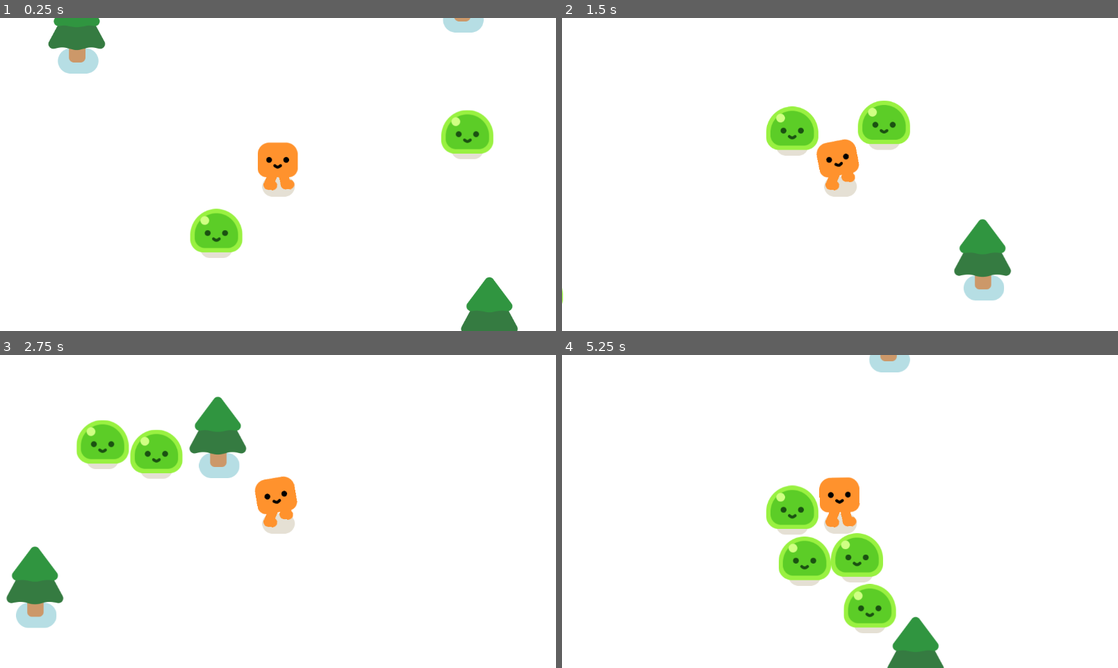
Above: before the commit, frames 1-4 (two rows, left to right).
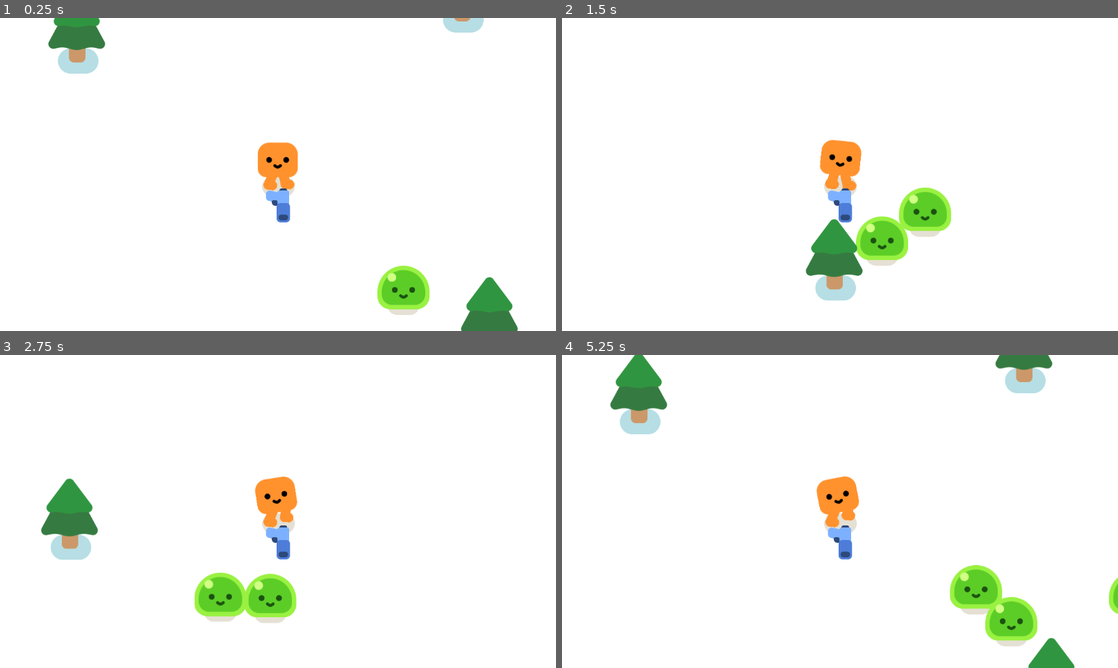
Above: after the commit, the same moments.

Repository: prapti2385/Crimson-Rush
Game: Godot game, scene res://game.tscn
Two runs of this game, one before a commit and one after it. Both use one fixed random seed, a clock stepped at 60 frames per second and the inputs below.
Inputs:
- Up to frame 1 (0.25 s): no input
- Up to frame 2 (1.5 s): hold D (move_right) 0.53-1.28 s; hold S (move_down) from 1.28 s (still down)
- Up to frame 3 (2.75 s): release S (move_down) at 2.03 s; hold D (move_right) from 2.03 s (still down)
- Up to frame 4 (5.25 s): release D (move_right) at 2.78 s; hold W (move_up) 2.78-3.53 s; hold A (move_left) 3.53-5.03 s; hold S (move_down) from 5.03 s (still down)

The runs differ from the first frame. In frame 1, 3.9% of the frame differs, in the area x 34-89%, y 29-95%; in frame 2, 9.0%; in frame 3, 10%; in frame 4, 12%, in the area x 8-100%, y 0-100%.

Commit message:
giving a weapon to the character

Diff:
--- a/game.tscn
+++ b/game.tscn
@@ -2,34 +2,34 @@
 
 [ext_resource type="PackedScene" uid="uid://ckp5vmpmi6dtt" path="res://player.tscn" id="1_80nbo"]
 [ext_resource type="PackedScene" uid="uid://bvbqavsketp6f" path="res://pine_tree.tscn" id="2_e2o6t"]
-[ext_resource type="PackedScene" uid="uid://dxq7sqn65yu5b" path="res://mob.tscn" id="3_feb5d"]
+[ext_resource type="PackedScene" uid="uid://doh55gycr006w" path="res://mob.tscn" id="3_feb5d"]
 
 [node name="Game" type="Node2D"]
 y_sort_enabled = true
+position = Vector2(8, -9)
+
+[node name="mob3" parent="." instance=ExtResource("3_feb5d")]
+position = Vector2(-1141, 311)
+
+[node name="mob4" parent="." instance=ExtResource("3_feb5d")]
+position = Vector2(-1210, -397)
+
+[node name="mob" parent="." instance=ExtResource("3_feb5d")]
+
+[node name="mob2" parent="." instance=ExtResource("3_feb5d")]
+position = Vector2(511, -362)
 
 [node name="CanvasLayer" type="CanvasLayer" parent="."]
 layer = -128
 
 [node name="ColorRect" type="ColorRect" parent="CanvasLayer"]
-offset_left = -1400.0
-offset_top = -598.0
-offset_right = 1483.0
-offset_bottom = 787.0
+offset_left = -1392.0
+offset_top = -619.0
+offset_right = 1491.0
+offset_bottom = 766.0
 
 [node name="Player" parent="." instance=ExtResource("1_80nbo")]
 position = Vector2(0, 8)
-
-[node name="Mob" parent="." instance=ExtResource("3_feb5d")]
-position = Vector2(-936, -213)
-
-[node name="Mob2" parent="." instance=ExtResource("3_feb5d")]
-position = Vector2(465, -84)
-
-[node name="Mob3" parent="." instance=ExtResource("3_feb5d")]
-position = Vector2(-182, 188)
-
-[node name="Mob4" parent="." instance=ExtResource("3_feb5d")]
-position = Vector2(-869, 615)
 
 [node name="PineTree" parent="." instance=ExtResource("2_e2o6t")]
 position = Vector2(-639, 316)
--- /dev/null
+++ b/gun.gd
@@ -0,0 +1,7 @@
+extends Area2D
+
+func _physics_process(delta: float) -> void:
+	var enemies_in_range = get_overlapping_bodies() #returns an array
+	if enemies_in_range.size() > 0:
+		var target_enemy = enemies_in_range.front()
+		look_at(target_enemy.global_position)
--- /dev/null
+++ b/gun.tscn
@@ -0,0 +1,22 @@
+[gd_scene load_steps=4 format=3 uid="uid://bnbyf6krh15o"]
+
+[ext_resource type="Script" uid="uid://cjm6v2rs3kde0" path="res://gun.gd" id="1_dk5gl"]
+[ext_resource type="Texture2D" uid="uid://cswb5do8rrj7q" path="res://pistol/pistol.png" id="1_vk1bi"]
+
+[sub_resource type="CircleShape2D" id="CircleShape2D_dk5gl"]
+radius = 219.064
+
+[node name="Gun" type="Area2D"]
+script = ExtResource("1_dk5gl")
+
+[node name="CollisionShape2D" type="CollisionShape2D" parent="."]
+shape = SubResource("CircleShape2D_dk5gl")
+
+[node name="WeaponPivot" type="Marker2D" parent="."]
+
+[node name="Pistol" type="Sprite2D" parent="WeaponPivot"]
+position = Vector2(98, 0)
+texture = ExtResource("1_vk1bi")
+
+[node name="ShootingPoint" type="Marker2D" parent="WeaponPivot/Pistol"]
+position = Vector2(26, -10)
--- a/mob.tscn
+++ b/mob.tscn
@@ -1,17 +1,17 @@
-[gd_scene load_steps=4 format=3 uid="uid://dxq7sqn65yu5b"]
+[gd_scene load_steps=4 format=3 uid="uid://doh55gycr006w"]
 
-[ext_resource type="PackedScene" uid="uid://ogik4s70pgwl" path="res://characters/slime/slime.tscn" id="1_dy6sc"]
 [ext_resource type="Script" uid="uid://b8ww1e8nx501" path="res://mob.gd" id="1_nokgg"]
+[ext_resource type="PackedScene" uid="uid://bernwhe0v7b0m" path="res://characters/slime/slime.tscn" id="2_nokgg"]
 
 [sub_resource type="CircleShape2D" id="CircleShape2D_nokgg"]
-radius = 54.231
+radius = 49.2544
 
-[node name="Mob" type="CharacterBody2D"]
+[node name="mob" type="CharacterBody2D"]
 script = ExtResource("1_nokgg")
 
-[node name="Slime" parent="." instance=ExtResource("1_dy6sc")]
-position = Vector2(1, 25)
+[node name="Slime" parent="." instance=ExtResource("2_nokgg")]
+position = Vector2(260, 273)
 
 [node name="CollisionShape2D" type="CollisionShape2D" parent="."]
-position = Vector2(2, -1)
+position = Vector2(262, 240)
 shape = SubResource("CircleShape2D_nokgg")
--- a/player.tscn
+++ b/player.tscn
@@ -1,10 +1,11 @@
-[gd_scene load_steps=4 format=3 uid="uid://ckp5vmpmi6dtt"]
+[gd_scene load_steps=5 format=3 uid="uid://ckp5vmpmi6dtt"]
 
 [ext_resource type="PackedScene" uid="uid://pbmyh1qru7p" path="res://characters/happy_boo/happy_boo.tscn" id="1_4flbx"]
 [ext_resource type="Script" uid="uid://c4nhx1hcwe1g0" path="res://player.gd" id="1_onrkg"]
+[ext_resource type="PackedScene" uid="uid://bnbyf6krh15o" path="res://gun.tscn" id="3_i3pqv"]
 
-[sub_resource type="RectangleShape2D" id="RectangleShape2D_onrkg"]
-size = Vector2(85, 116)
+[sub_resource type="CircleShape2D" id="CircleShape2D_hqtel"]
+radius = 26.3059
 
 [node name="Player" type="CharacterBody2D"]
 script = ExtResource("1_onrkg")
@@ -14,7 +15,10 @@
 position = Vector2(1, 25)
 
 [node name="CollisionShape2D" type="CollisionShape2D" parent="."]
-position = Vector2(-1.5, -12)
-shape = SubResource("RectangleShape2D_onrkg")
+position = Vector2(2, 19)
+shape = SubResource("CircleShape2D_hqtel")
 
 [node name="Camera2D" type="Camera2D" parent="."]
+
+[node name="Gun" parent="." instance=ExtResource("3_i3pqv")]
+position = Vector2(0, -34)
Not shown: 1 places in characters/slime/slime.tscn that only renumber resources
Not shown, added: gun.gd.uid
